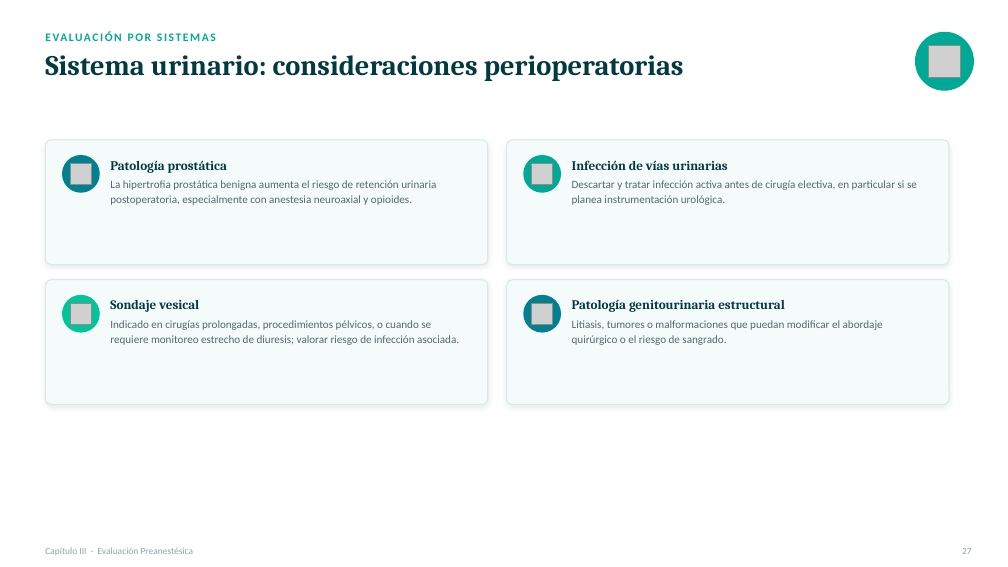
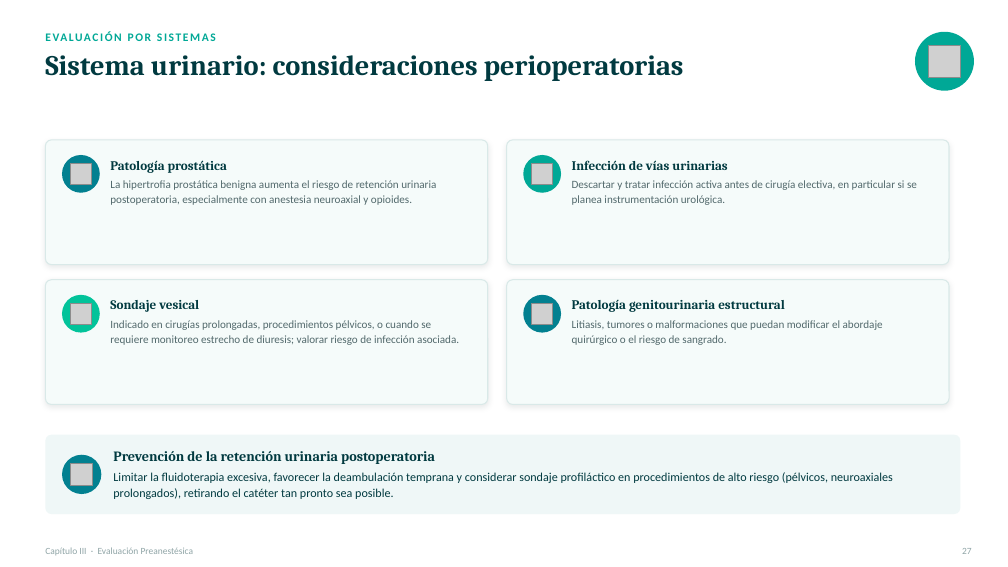
Before and after one commit to lestertavarezr/gpa-academy1, a slide deck: slide 28 of presentaciones/Capitulo_III_Evaluacion_Preanestesica.pptx. Drawn at 1008x567 pixels with LibreOffice and Linux fonts; fonts in the diff are those of the drawing; grey boxes stand for pictures. Boxes give left, top, right and bottom in pixels: in the first picture for what was removed or moved away, otherwise in the second. Text is boxed around its words. In the diff, an @@ line names an element or a change of style, - is before the commit and + after.

```diff
--- a/presentaciones/Capitulo_III_Evaluacion_Preanestesica.pptx
+++ b/presentaciones/Capitulo_III_Evaluacion_Preanestesica.pptx
@@ rounded rectangle added at box(45, 435, 960, 514), fill #EFF7F7 @@
@@ ellipse added at box(62, 454, 101, 494), fill #028090 @@
@@ picture added at box(70, 464, 92, 485) @@
@@ text added at box(113, 451, 435, 464), 13.5 pt, text #013A40, bold @@
+Prevención de la retención urinaria postoperatoria
@@ text added at box(113, 472, 893, 499), 11.5 pt, text #013A40 @@
+Limitar la fluidoterapia excesiva, favorecer la deambulación temprana y considerar sondaje profiláctico en procedimientos de alto riesgo (pélvicos, neuroaxiales prolongados), retirando el catéter tan pronto sea posible.
```
Also in this commit, not shown: 14 other slides changed.
